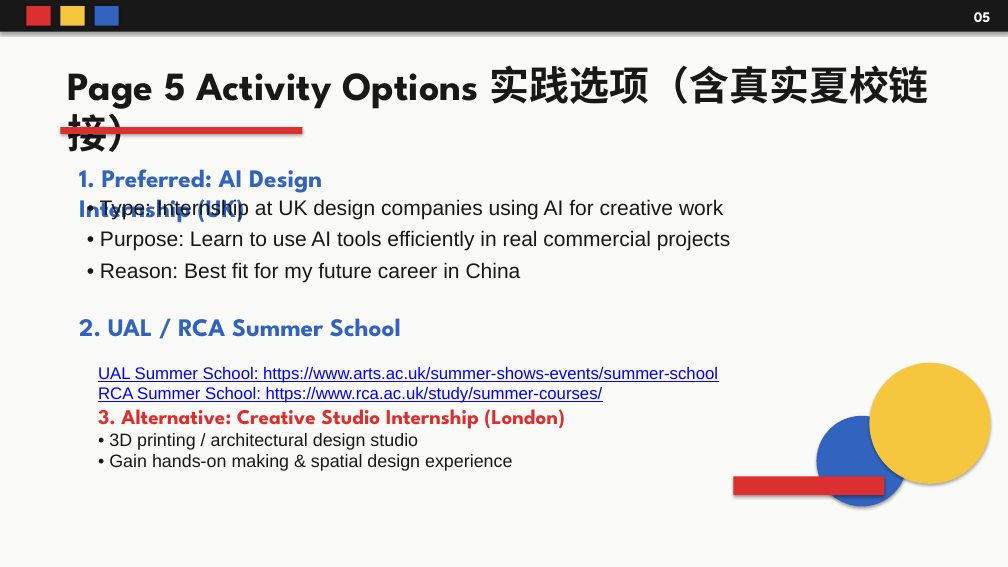
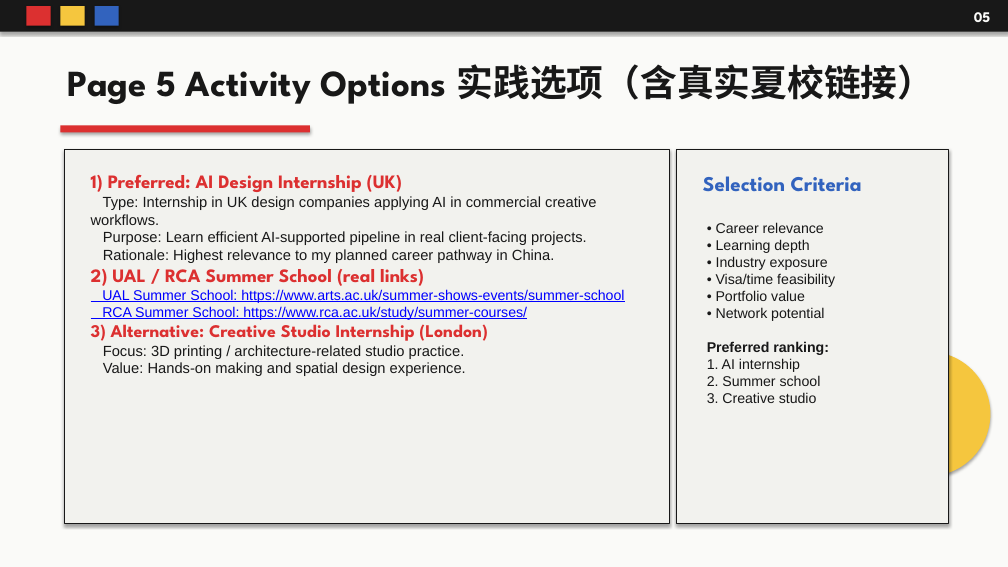
Before and after one commit to maotianyi12138-eng/-, a slide deck: slide 5 of Finding_Direction_Through_Exploration_Bauhaus.pptx. Drawn at 1008x567 pixels with LibreOffice and Linux fonts; fonts in the diff are those of the drawing. Boxes give left, top, right and bottom in pixels: in the first picture for what was removed or moved away, otherwise in the second. Text is boxed around its words. In the diff, an @@ line names an element or a change of style, - is before the commit and + after.

```diff
--- a/Finding_Direction_Through_Exploration_Bauhaus.pptx
+++ b/Finding_Direction_Through_Exploration_Bauhaus.pptx
@@ text "Page 5 Activity Options 实践选项（含真实夏校链接）" at [68, 64, 935, 104]: size 38 to 35 pt @@
@@ rectangle: place and size @@
-rectangle at [60, 127, 302, 134]
+rectangle at [60, 126, 310, 132]
@@ rectangle added at [64, 150, 669, 524], fill #F2F2EE, outline #181818 0.75 pt @@
@@ text removed at [79, 169, 322, 223] @@
-1. Preferred: AI Design Internship (UK)
@@ text at [91, 175, 624, 376]: text changed; size 24 to 14 pt; font League Spartan to Arial; text colour #3263BE to #181818; bold off @@
-2. UAL / RCA Summer School
+1) Preferred: AI Design Internship (UK)
+Type: Internship in UK design companies applying AI in commercial creative workflows.
+Purpose: Learn efficient AI-supported pipeline in real client-facing projects.
+Rationale: Highest relevance to my planned career pathway in China.
+2) UAL / RCA Summer School (real links)
+UAL Summer School: https://www.arts.ac.uk/summer-shows-events/summer-school
+RCA Summer School: https://www.rca.ac.uk/study/summer-courses/
+3) Alternative: Creative Studio Internship (London)
+Focus: 3D printing / architecture-related studio practice.
+Value: Hands-on making and spatial design experience.
@@ rectangle added at [677, 150, 949, 524], fill #F2F2EE, outline #181818 0.75 pt @@
@@ text added at [703, 176, 862, 192], 20 pt, text #3263BE, bold @@
+Selection Criteria
@@ text removed at [100, 198, 731, 282] @@
-• Type: Internship at UK design companies using AI for creative work
-• Purpose: Learn to use AI tools efficiently in real commercial projects
-• Reason: Best fit for my future career in China
@@ text at [707, 222, 835, 403]: text changed; size 16 to 13.5 pt; text colour #0000FF to #181818 @@
-UAL Summer School: https://www.arts.ac.uk/summer-shows-events/summer-school
-RCA Summer School: https://www.rca.ac.uk/study/summer-courses/
-3. Alternative: Creative Studio Internship (London)
-• 3D printing / architectural design studio
-• Gain hands-on making & spatial design experience
+• Career relevance
+• Learning depth
+• Industry exposure
+• Visa/time feasibility
+• Portfolio value
+• Network potential
+Preferred ranking:
+1. AI internship
+2. Summer school
+3. Creative studio
@@ ellipse: place and size @@
-ellipse at [870, 363, 991, 484]
+ellipse at [866, 352, 991, 476]
@@ ellipse: place and size @@
-ellipse at [817, 416, 907, 507]
+ellipse at [809, 405, 907, 503]
@@ rectangle: place and size @@
-rectangle at [734, 476, 885, 495]
+rectangle at [730, 473, 892, 494]
```
Also in this commit, not shown: 7 other slides changed.
